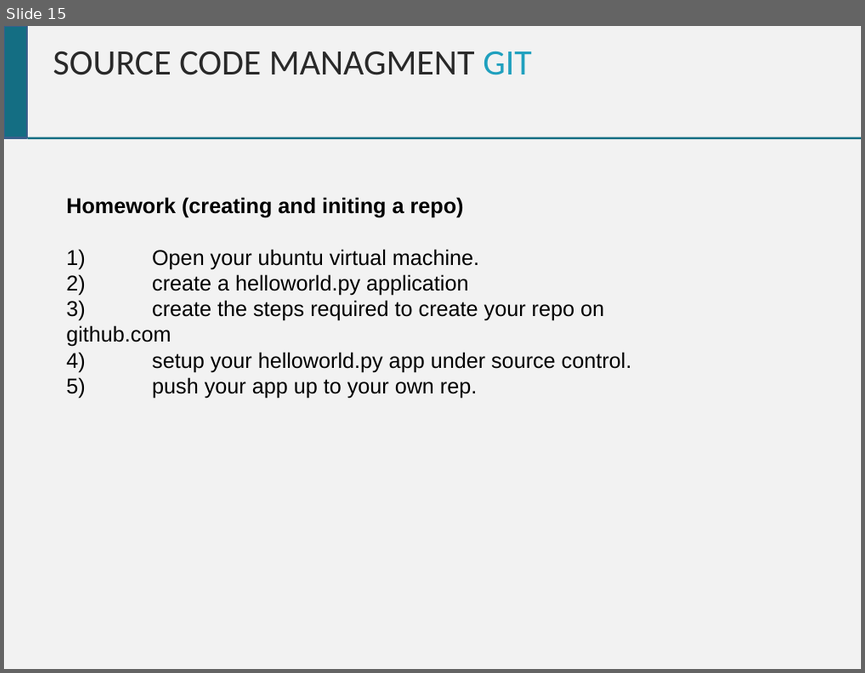
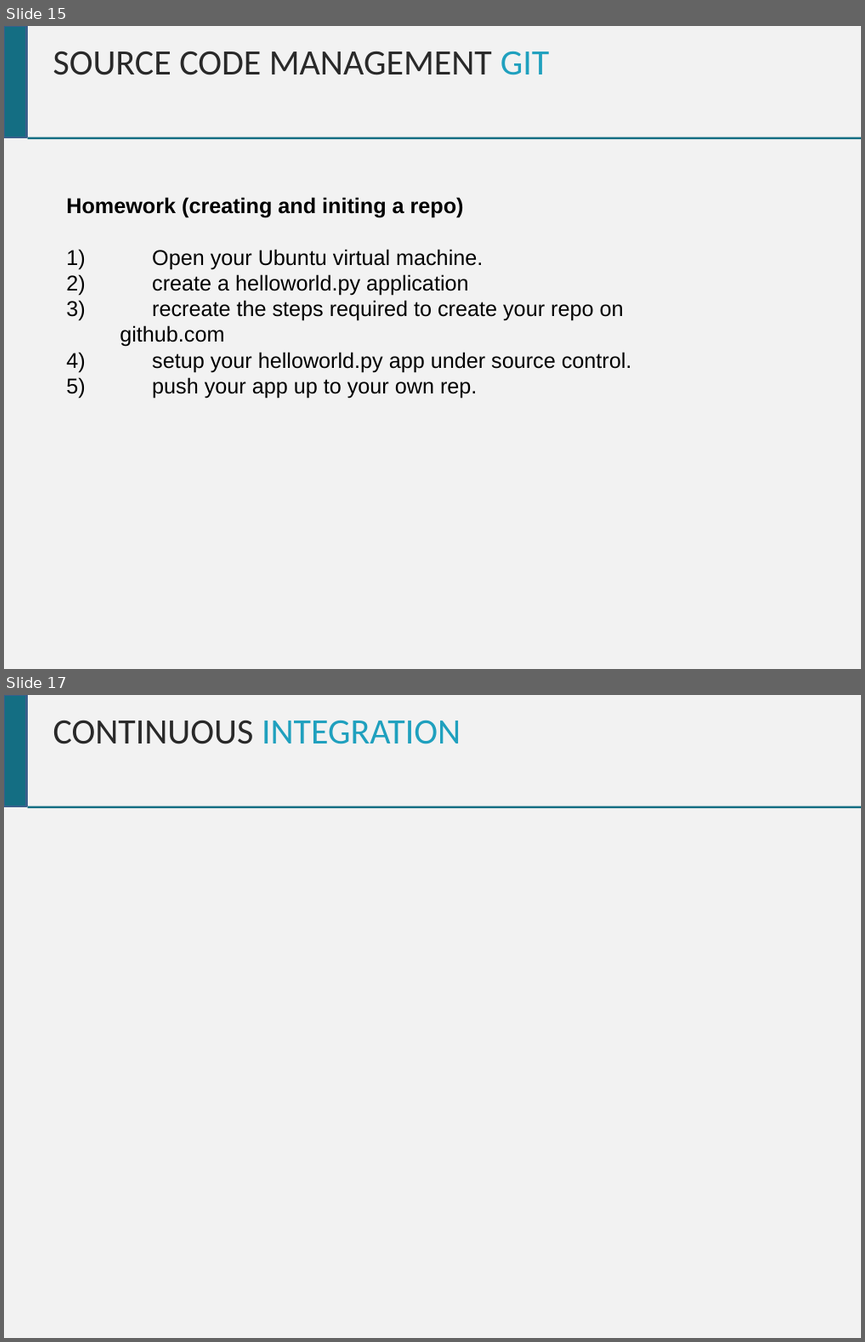
Before and after one commit to chrisgauthier742018/devopscourse, a slide deck: Dev Ops Course.pptx. Shown one above the other, each under a label of ours: slide 15 before the commit, slides 15 and 17 after it; the slides between them are not shown. The pictures are 865x673 and 865x1342 pixels, drawn with LibreOffice and Linux fonts; fonts in the diff are those of the drawing. Boxes give left, top, right and bottom in pixels: in the first picture for what was removed or moved away, otherwise in the second. Text is boxed around its words. In the diff, an @@ line names an element or a change of style, - is before the commit and + after.

Commit message:
Spelling mistakes and CI Section

```diff
--- a/Dev Ops Course.pptx
+++ b/Dev Ops Course.pptx
@@ slide 17 added at (x1=4, y1=695, x2=861, y2=1338), background #F2F2F2 @@
@@ rectangle added at (x1=4, y1=695, x2=27, y2=806), fill #146E83, outline #3A5F8C 2 pt @@
@@ text added at (x1=53, y1=720, x2=460, y2=744), 30 pt, text #1FA0BE @@
+CONTINUOUS INTEGRATION
@@ line added from (27, 807) to (861, 807), #146E83 1.76 pt @@
@@ slide 15 changed as well @@
@@ text at (x1=53, y1=51, x2=549, y2=75): text changed @@
-SOURCE CODE MANAGMENT GIT
+SOURCE CODE MANAGEMENT GIT
@@ text at (x1=66, y1=249, x2=483, y2=269): text changed @@
-1) Open your ubuntu virtual machine.
+1) Open your Ubuntu virtual machine.
@@ text at (x1=120, y1=300, x2=624, y2=346): text changed @@
-3) create the steps required to create your repo on github.com
+3) recreate the steps required to create your repo on github.com
```
Also in this commit, not shown: 14 other slides changed, 5 other slides added.
